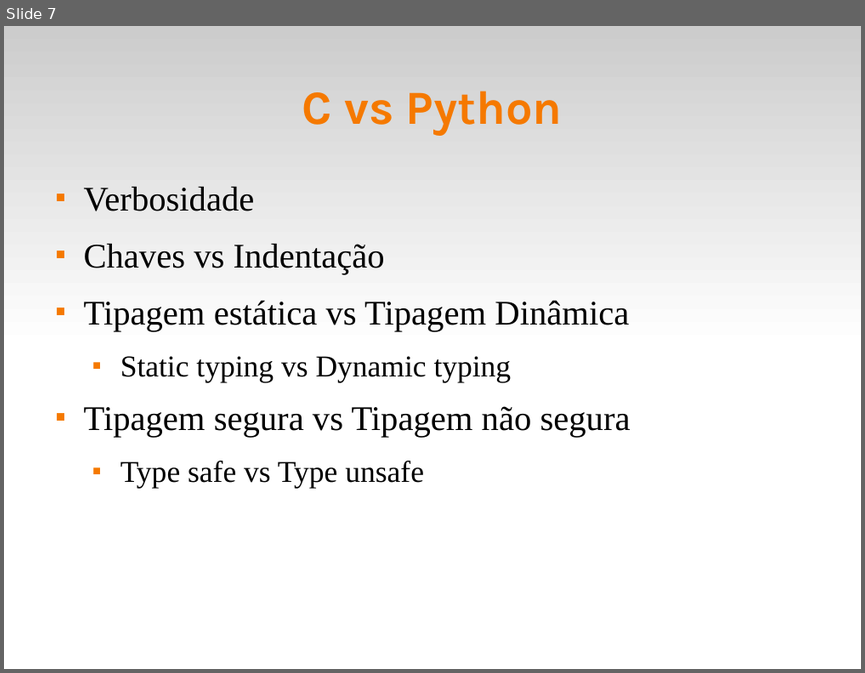
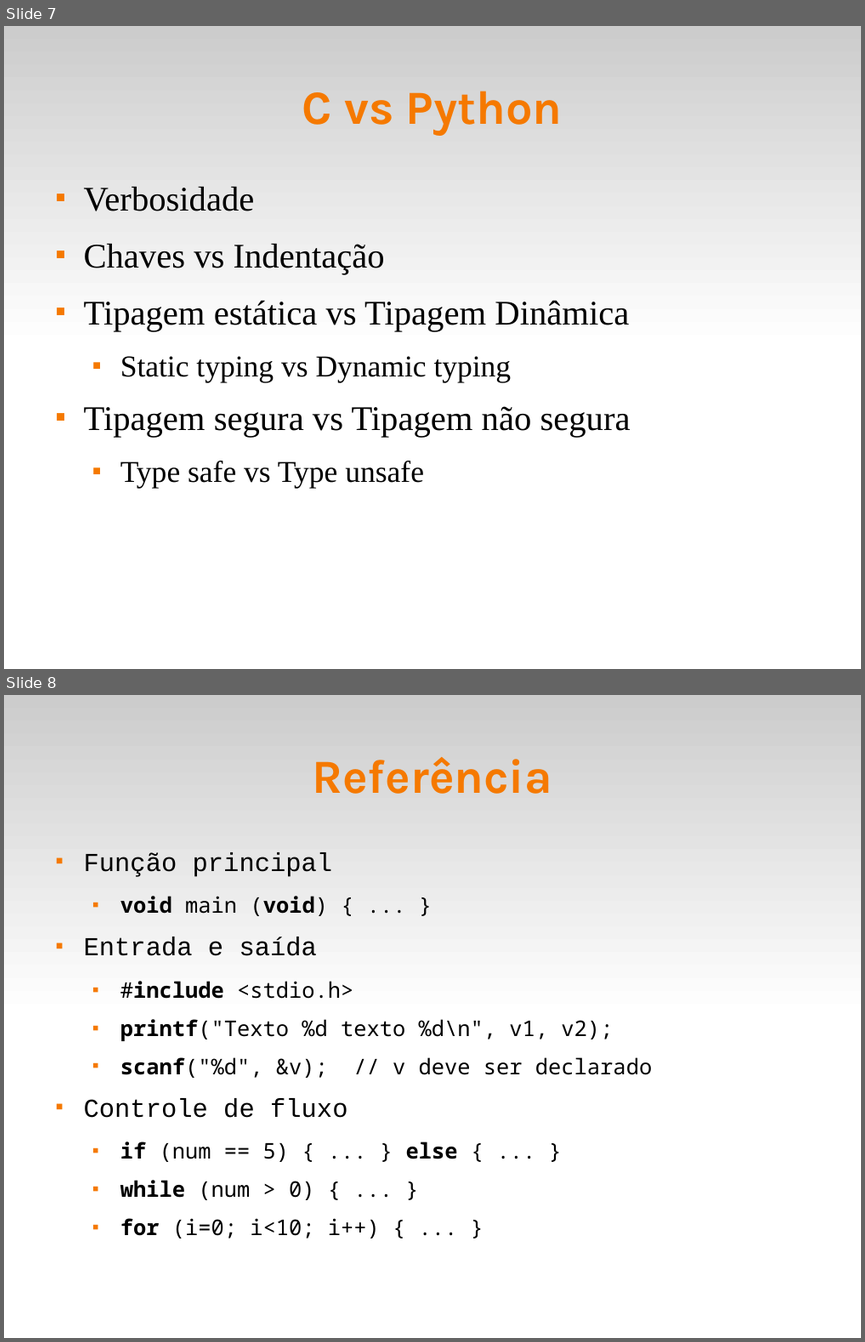
Before and after one commit to fsantanna-uerj/LP1, a slide deck: Slides/lp1-02-c.odp. Shown one above the other, each under a label of ours: slide 7 before the commit, slides 7 and 8 after it. The pictures are 865x673 and 865x1342 pixels, drawn with LibreOffice and Linux fonts; fonts in the diff are those of the drawing. Boxes give left, top, right and bottom in pixels: in the first picture for what was removed or moved away, otherwise in the second. Text is boxed around its words. In the diff, an @@ line names an element or a change of style, - is before the commit and + after.

```diff
--- a/Slides/lp1-02-c.odp
+++ b/Slides/lp1-02-c.odp
@@ slide 8 added at (4, 695, 861, 1338), background #FFFFFF; not listed: 1 template element that a slide beside it also shows @@
@@ title added at (312, 757, 552, 794), 44 pt, text #F57900, bold @@
+Referência
@@ text added at (84, 852, 652, 1238), 20 pt, text #000000 @@
+■ Função principal
+  ■ void main (void) { ... }
+■ Entrada e saída
+  ■ #include <stdio.h>
+  ■ printf("Texto %d texto %d\n", v1, v2);
+  ■ scanf("%d", &v); // v deve ser declarado
+■ Controle de fluxo
+  ■ if (num == 5) { ... } else { ... }
+  ■ while (num > 0) { ... }
+  ■ for (i=0; i<10; i++) { ... }
```
Also in this commit, not shown: 4 slides changed, 1 other file.
